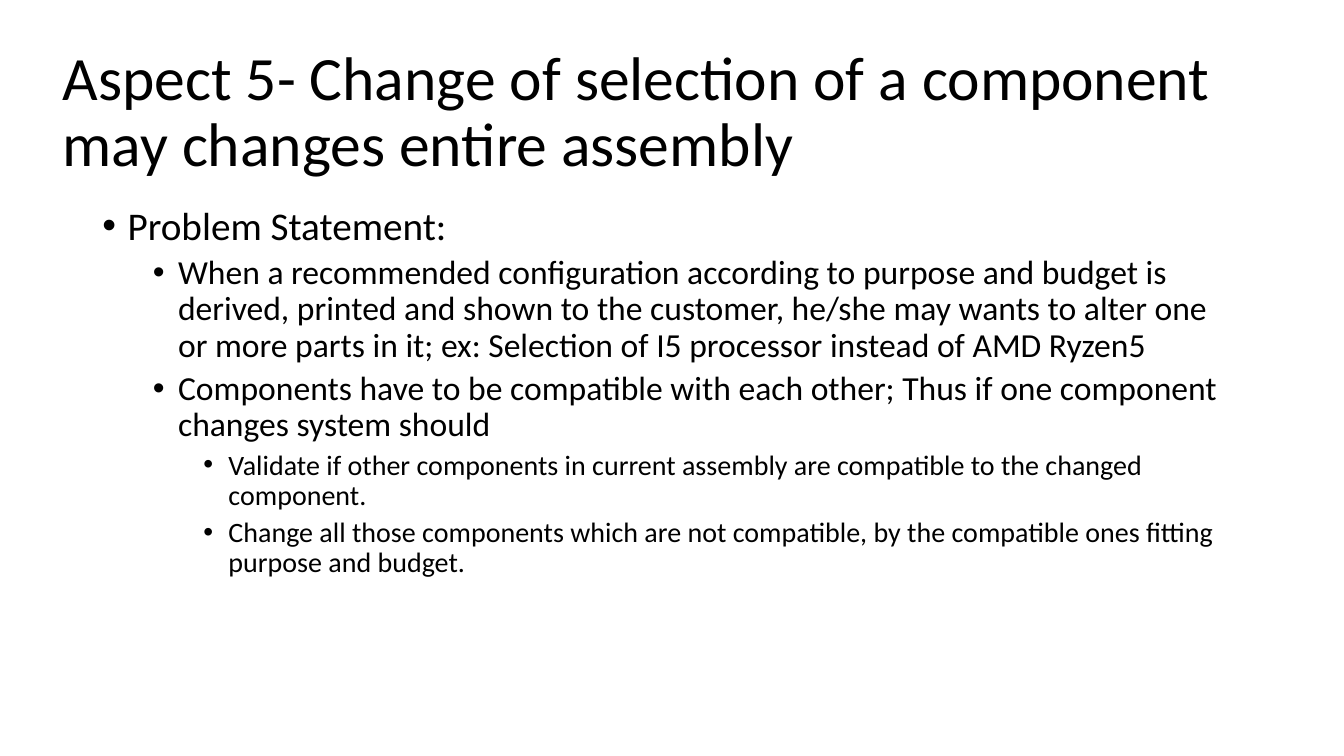
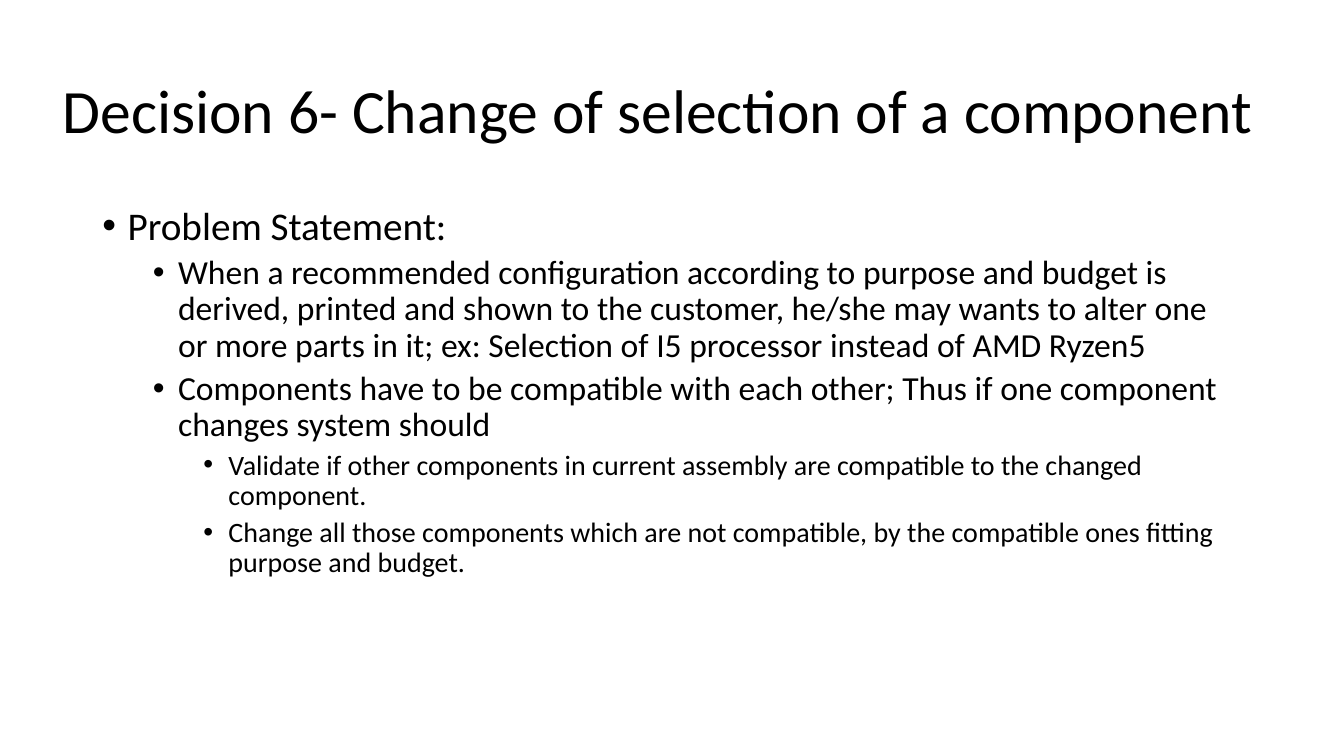
Before and after one commit to kulkarnm/LaptopCustomizationV2, a slide deck: slide 77 of Design Patterns2.pptx (slide 75 before the commit). Drawn at 1344x756 pixels with LibreOffice and Linux fonts; fonts in the diff are those of the drawing. Boxes give left, top, right and bottom in pixels: in the first picture for what was removed or moved away, otherwise in the second. Text is boxed around its words. In the diff, an @@ line names an element or a change of style, - is before the commit and + after.

```diff
--- a/Design Patterns2.pptx
+++ b/Design Patterns2.pptx
@@ title at [63, 90, 1251, 144]: text changed @@
-Aspect 5- Change of selection of a component may changes entire assembly
+Decision 6- Change of selection of a component
```
Also in this commit, not shown: 9 other slides changed, 2 slides added.
